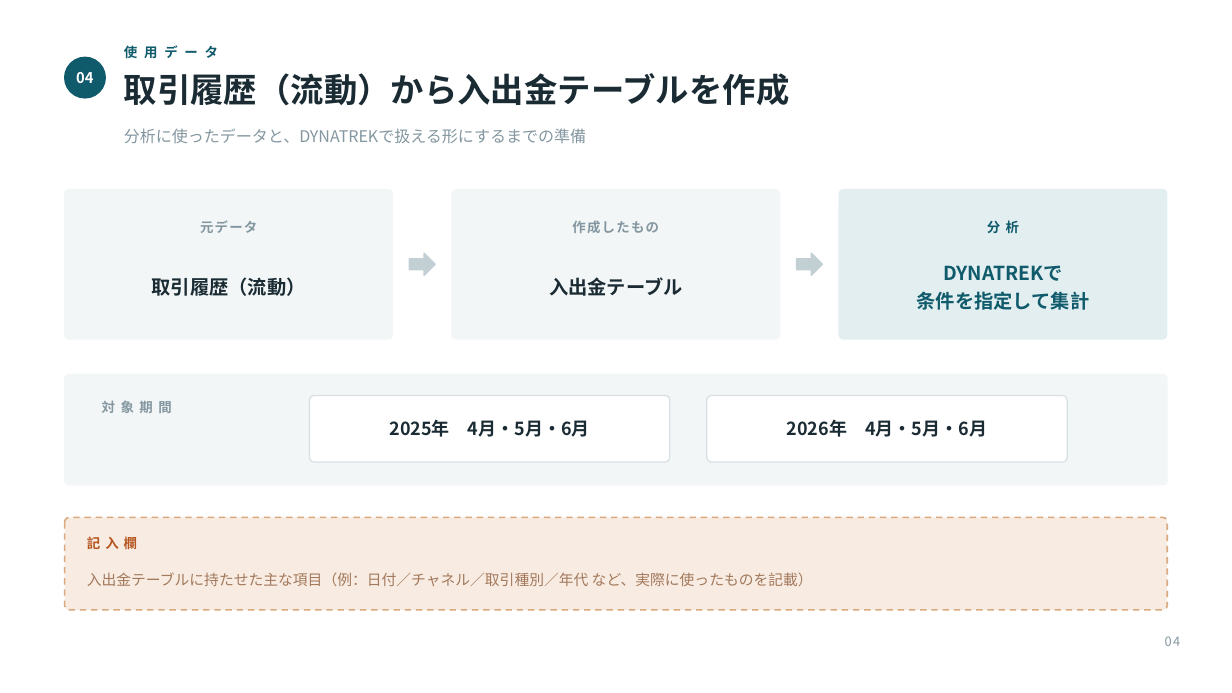
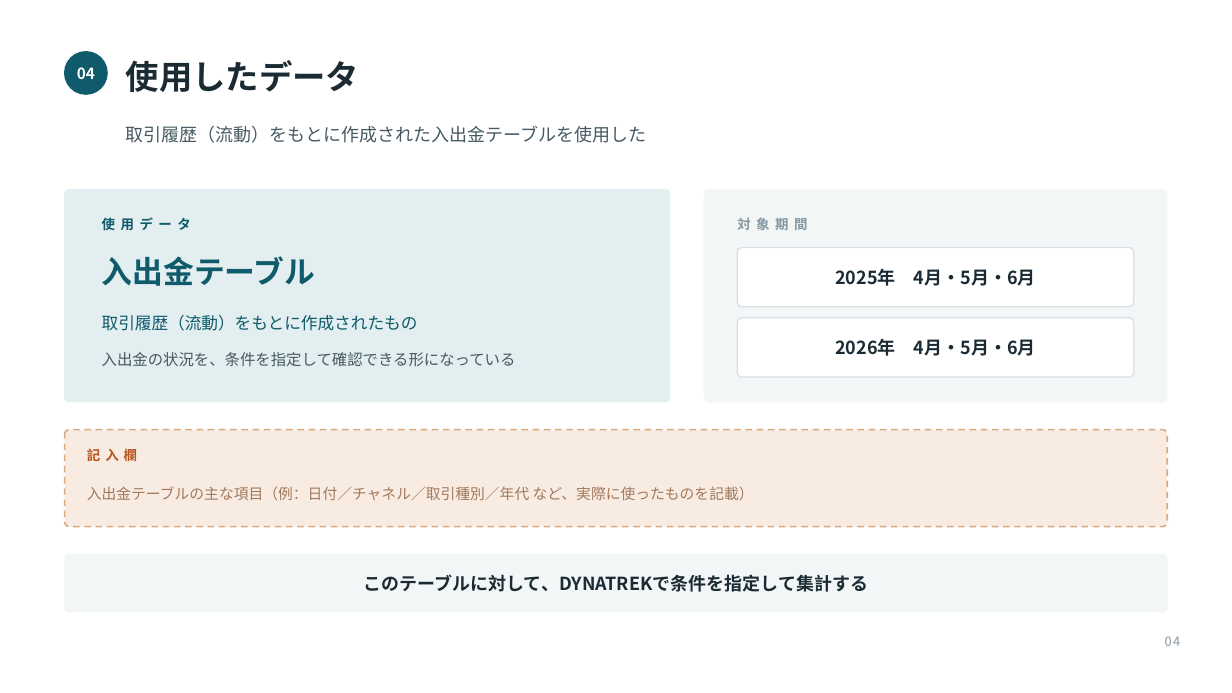
Before and after one commit to takumi66666/my-website, a slide deck: slide 4 of presentation/DYNATREK_成果発表.pptx. Drawn at 1232x693 pixels with LibreOffice and Linux fonts; fonts in the diff are those of the drawing. Boxes give left, top, right and bottom in pixels: in the first picture for what was removed or moved away, otherwise in the second. Text is boxed around its words. In the diff, an @@ line names an element or a change of style, - is before the commit and + after.

```diff
--- a/presentation/DYNATREK_成果発表.pptx
+++ b/presentation/DYNATREK_成果発表.pptx
@@ text "04" at <box>77,67,95,79</box>: size 11.5 to 12 pt @@
@@ ellipse: place and size @@
-ellipse at <box>65,57,105,98</box>
+ellipse at <box>65,52,107,94</box>
@@ text at <box>126,60,360,92</box>: text changed; size 12.5 to 26 pt; text colour #8497A0 to #1A2B33; bold on @@
-分析に使ったデータと、DYNATREKで扱える形にするまでの準備
+使用したデータ
@@ text at <box>126,125,647,143</box>: text changed; size 26 to 14 pt; text colour #1A2B33 to #465A63; bold off @@
-取引履歴（流動）から入出金テーブルを作成
+取引履歴（流動）をもとに作成された入出金テーブルを使用した
@@ rounded rectangle removed at <box>65,189,393,339</box> @@
@@ rounded rectangle added at <box>65,189,670,402</box>, fill #E2EEF0, outline #E2EEF0 0.75 pt @@
@@ proportions changed in 3 elements at <box>65,430,1167,527</box>, <box>738,318,1134,377</box>, <box>704,189,1167,402</box> @@
@@ rounded rectangle: place and size @@
-rounded rectangle at <box>452,189,780,339</box>
+rounded rectangle at <box>704,189,1167,402</box>
@@ text "使 用 デ ー タ": place and size @@
-text "使 用 デ ー タ" at <box>124,43,218,61</box>
+text "使 用 デ ー タ" at <box>102,215,190,233</box>
@@ text "使 用 デ ー タ" at <box>102,215,190,233</box>: letter spacing 1.5 to 1 pt @@
@@ text removed at <box>200,220,257,233</box> @@
-元データ
@@ text removed at <box>572,220,659,233</box> @@
-作成したもの
@@ text "対 象 期 間" rewrapped from <box>102,400,171,413</box> to <box>737,215,807,233</box> @@
@@ text removed at <box>987,220,1019,233</box> @@
-分 析
@@ text "入出金テーブル": place and size @@
-text "入出金テーブル" at <box>549,277,683,296</box>
+text "入出金テーブル" at <box>102,256,316,286</box>
@@ text "入出金テーブル" at <box>102,256,316,286</box>: size 15 to 24 pt, text colour #1A2B33 to #0F5A6B; alignment centre to left; line spacing 22pt to 1 @@
@@ right arrow removed at <box>409,253,435,275</box> @@
@@ text "2025年 4月・5月・6月": place and size @@
-text "2025年 4月・5月・6月" at <box>389,420,590,437</box>
+text "2025年 4月・5月・6月" at <box>835,269,1036,286</box>
@@ rounded rectangle: place and size @@
-rounded rectangle at <box>839,189,1167,339</box>
+rounded rectangle at <box>738,248,1134,307</box>
@@ rounded rectangle at <box>738,248,1134,307</box>: fill #E2EEF0 to #FFFFFF; outline #E2EEF0 0.75 pt to #D8E0E3 1 pt; proportions changed @@
@@ right arrow removed at <box>797,253,823,275</box> @@
@@ text removed at <box>917,265,1090,310</box> @@
-DYNATREKで
-条件を指定して集計
@@ text at <box>102,315,418,331</box>: text changed; size 15 to 13 pt; text colour #1A2B33 to #0F5A6B; bold off @@
-取引履歴（流動）
+取引履歴（流動）をもとに作成されたもの
@@ text "2026年 4月・5月・6月": place and size @@
-text "2026年 4月・5月・6月" at <box>787,420,987,437</box>
+text "2026年 4月・5月・6月" at <box>835,339,1036,356</box>
@@ rounded rectangle: place and size @@
-rounded rectangle at <box>707,396,1067,462</box>
+rounded rectangle at <box>738,318,1134,377</box>
@@ text added at <box>102,352,516,366</box>, 12 pt, text #465A63 @@
+入出金の状況を、条件を指定して確認できる形になっている
@@ rounded rectangle removed at <box>65,374,1167,485</box> @@
@@ rounded rectangle removed at <box>310,396,670,462</box> @@
@@ rounded rectangle: place and size @@
-rounded rectangle at <box>65,518,1167,610</box>
+rounded rectangle at <box>65,430,1167,527</box>
@@ text "記 入 欄": place and size @@
-text "記 入 欄" at <box>87,534,137,552</box>
+text "記 入 欄" at <box>87,446,137,464</box>
@@ text at <box>87,486,754,500</box>: text changed @@
-入出金テーブルに持たせた主な項目（例：日付／チャネル／取引種別／年代 など、実際に使ったものを記載）
+入出金テーブルの主な項目（例：日付／チャネル／取引種別／年代 など、実際に使ったものを記載）
@@ rounded rectangle added at <box>65,555,1167,612</box>, fill #F3F6F7, outline #F3F6F7 1 pt @@
@@ text added at <box>363,574,868,592</box>, 14 pt, text #1A2B33, bold @@
+このテーブルに対して、DYNATREKで条件を指定して集計する
```
Also in this commit, not shown: 8 other slides changed, 1 other file.
